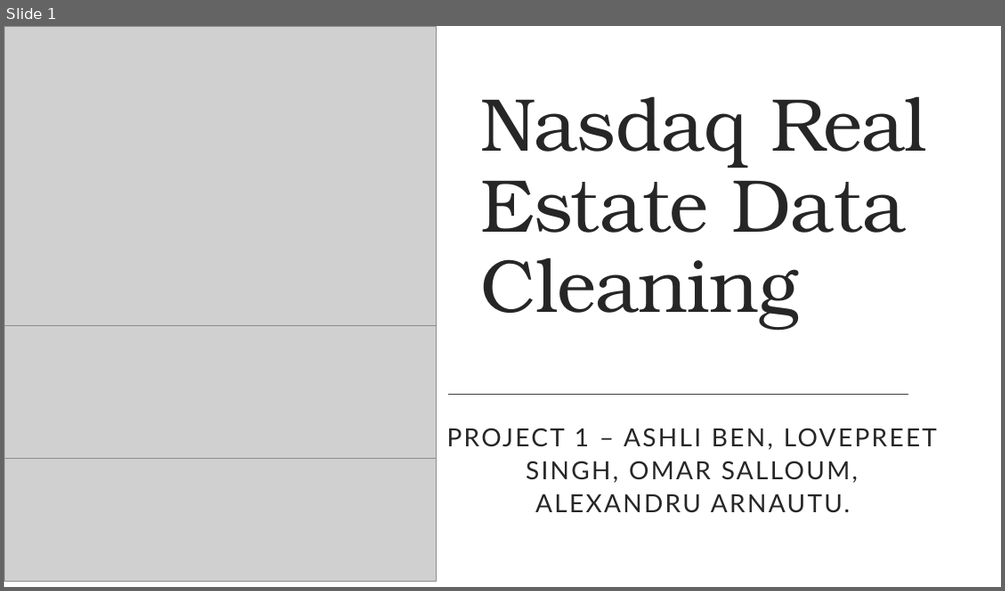
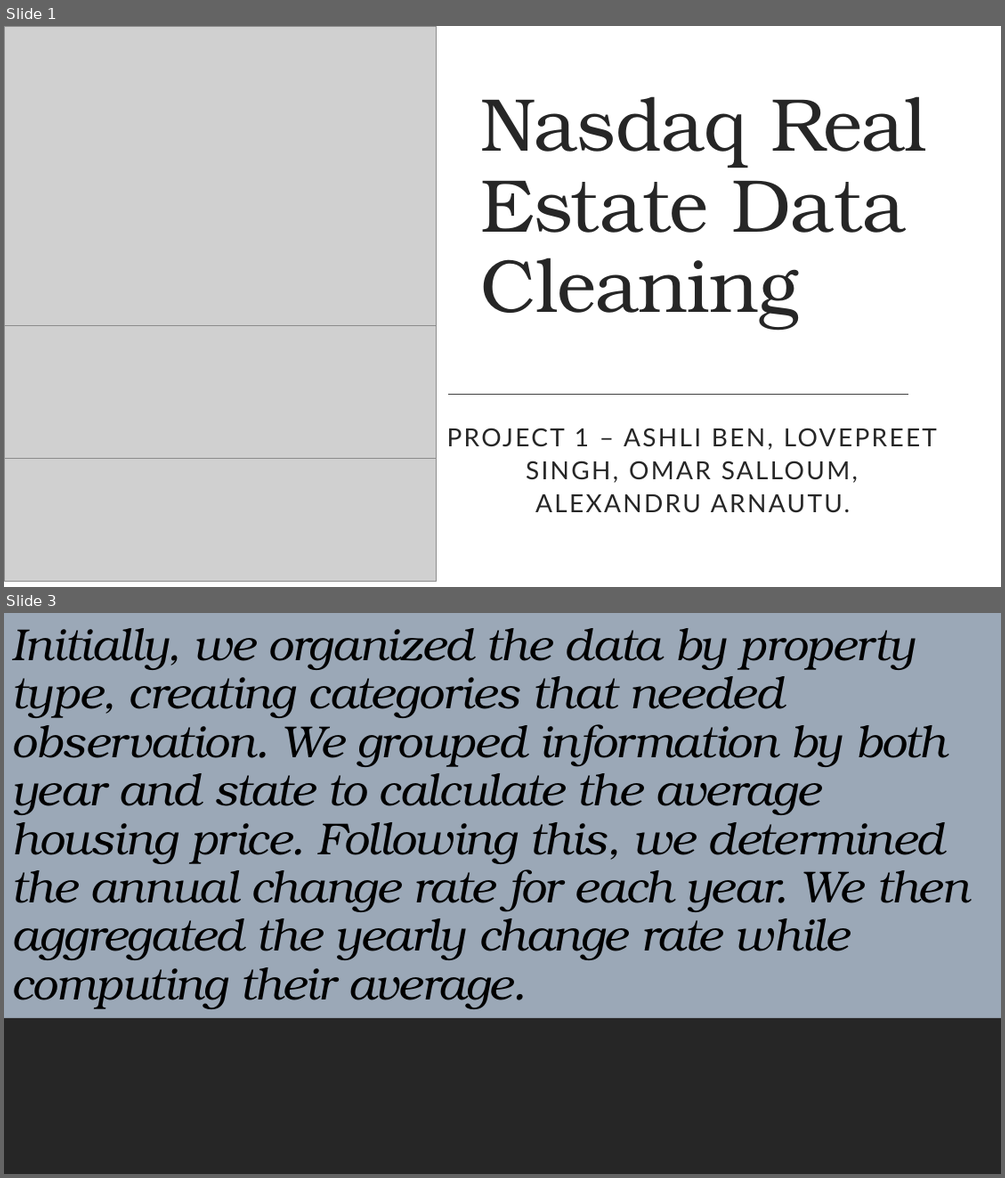
Before and after one commit to Arnawutu/Project1Group10, a slide deck: Main_Data/Nasdaq Real Estate Data Cleaning.pptx. Shown one above the other, each under a label of ours: slide 1 before the commit, slides 1 and 3 after it; the slides between them are not shown. The pictures are 1005x591 and 1005x1178 pixels, drawn with LibreOffice and Linux fonts; fonts in the diff are those of the drawing; grey boxes stand for pictures. Boxes give left, top, right and bottom in pixels: in the first picture for what was removed or moved away, otherwise in the second. Text is boxed around its words. In the diff, an @@ line names an element or a change of style, - is before the commit and + after.

```diff
--- a/Main_Data/Nasdaq Real Estate Data Cleaning.pptx
+++ b/Main_Data/Nasdaq Real Estate Data Cleaning.pptx
@@ slide 3 added at box(4, 613, 1001, 1174), background #FFFFFF; not listed: 1 template element that a slide beside it also shows @@
@@ rectangle added at box(4, 613, 1001, 1174), fill #9BA8B7 @@
@@ title added at box(11, 628, 970, 1009), 43.2 pt, text #000000, italic @@
+Initially, we organized the data by property type, creating categories that needed observation. We grouped information by both year and state to calculate the average housing price. Following this, we determined the annual change rate for each year. We then aggregated the yearly change rate while computing their average.
@@ rectangle added at box(4, 1018, 1001, 1174), fill #262626 @@
```
Also in this commit, not shown: 7 slides changed, 10 other slides added, 2 slides removed, 1 other file.
